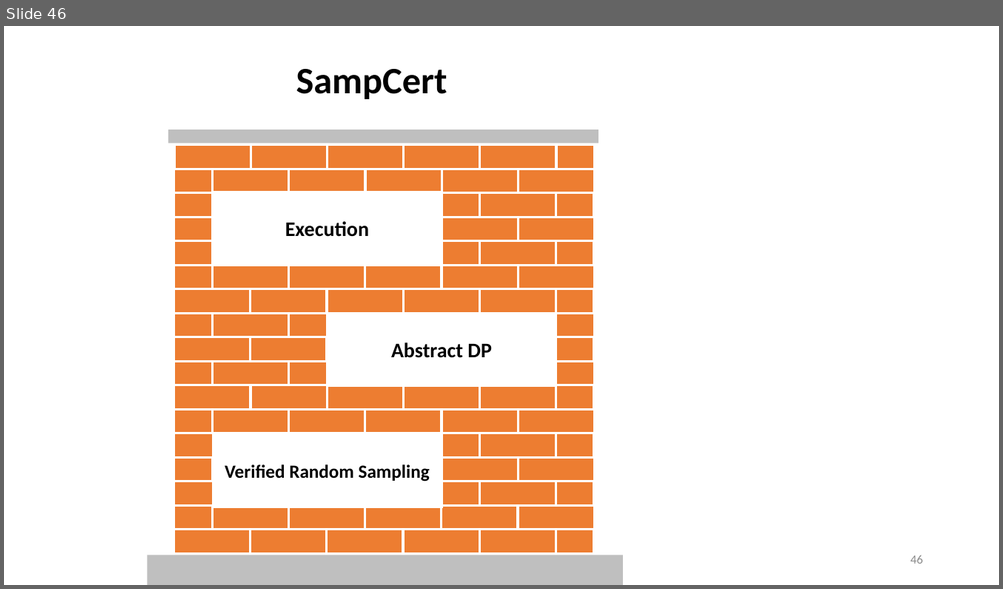
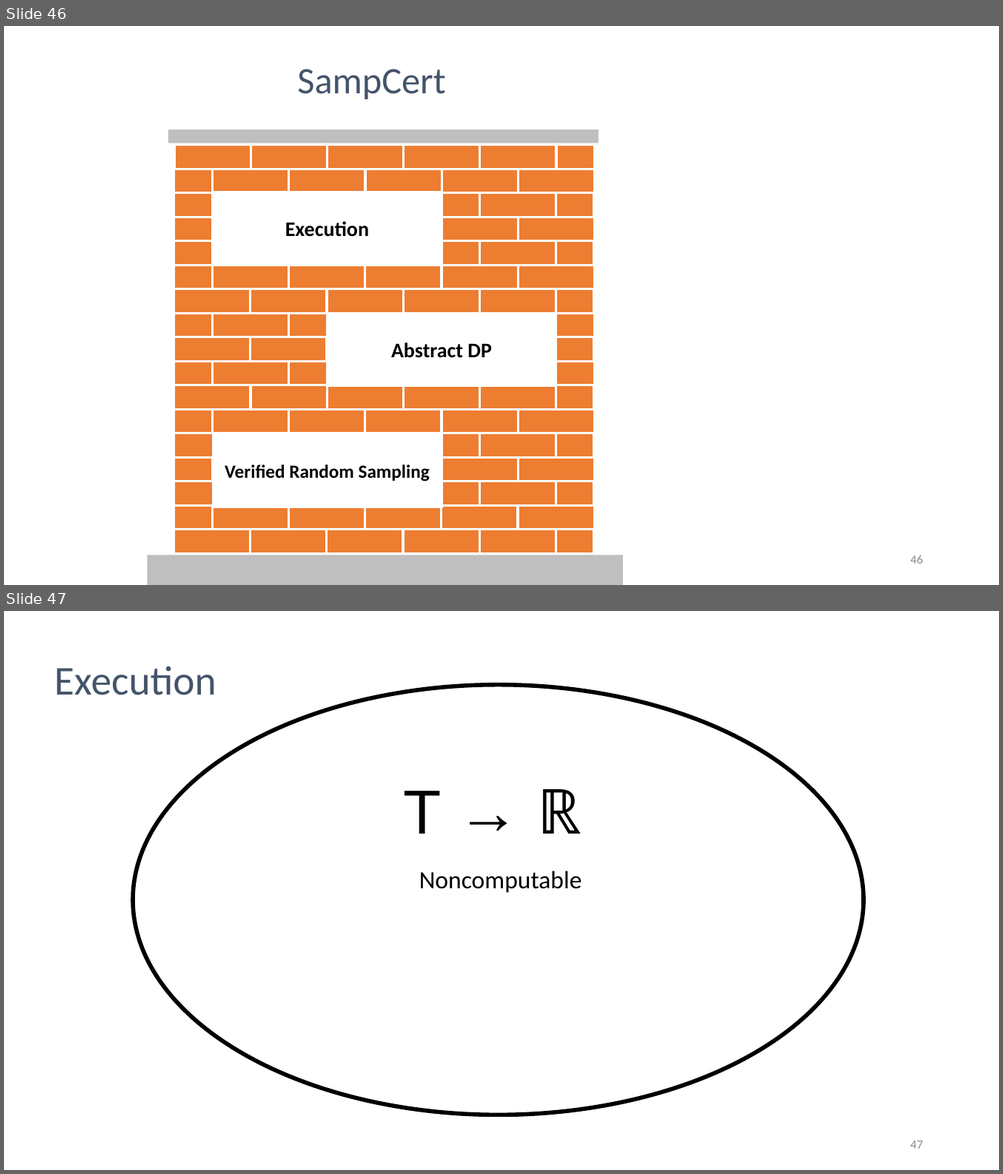
Before and after one commit to markusdemedeiros/markusdemedeiros.github.io, a slide deck: PLDI25 SampCert.pptx. Shown one above the other, each under a label of ours: slide 46 before the commit, slides 46 and 47 after it. The pictures are 1003x589 and 1003x1174 pixels, drawn with LibreOffice and Linux fonts; fonts in the diff are those of the drawing; background and template pictures are left out. Boxes give left, top, right and bottom in pixels: in the first picture for what was removed or moved away, otherwise in the second. Text is boxed around its words. In the diff, an @@ line names an element or a change of style, - is before the commit and + after.

```diff
--- a/PLDI25 SampCert.pptx
+++ b/PLDI25 SampCert.pptx
@@ slide 47 added at bbox=[4, 611, 999, 1170], background picture (left out) @@
@@ text added at bbox=[54, 666, 216, 695], 39.6 pt, text #44546A @@
+Execution
@@ ellipse added at bbox=[133, 685, 864, 1116], outline #000000 4 pt @@
@@ text added at bbox=[404, 789, 581, 834], 60 pt, text #000000 @@
+T → ℝ
@@ text added at bbox=[419, 871, 582, 893], 24 pt, text #000000 @@
+Noncomputable
@@ page number added at bbox=[910, 1141, 922, 1149], 12 pt, text #8C8C8C @@
+47
@@ slide 46 changed as well @@
@@ text "SampCert" at bbox=[297, 69, 445, 99]: text colour #000000 to #44546A, bold off @@
```
Also in this commit, not shown: 44 other slides changed.
